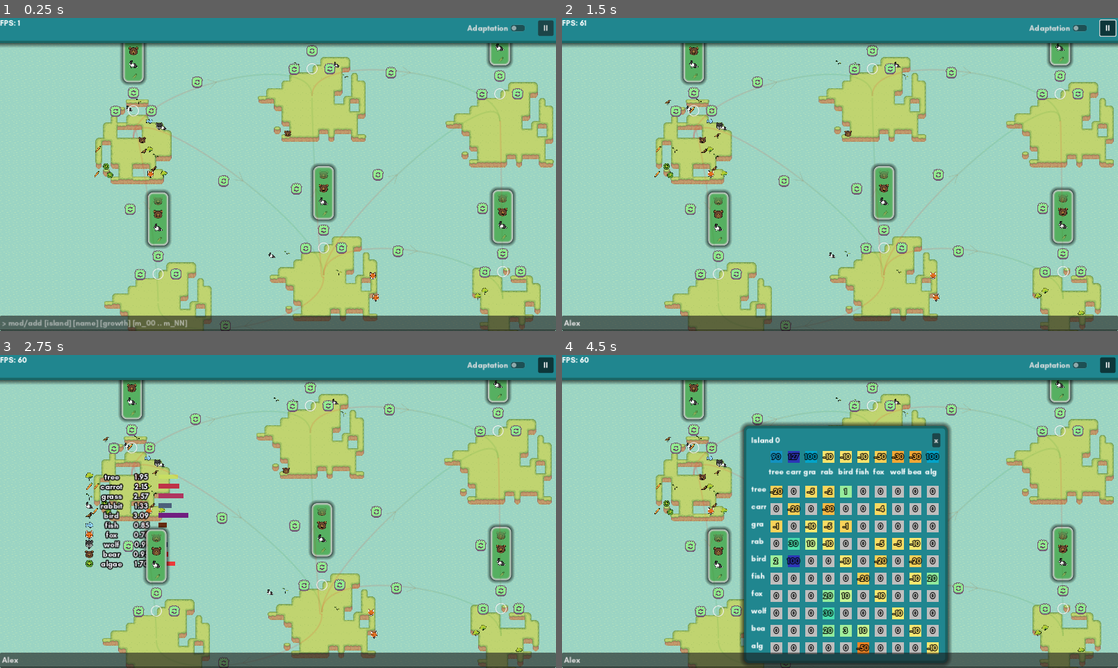
Above: before the commit, frames 1-4 (two rows, left to right).
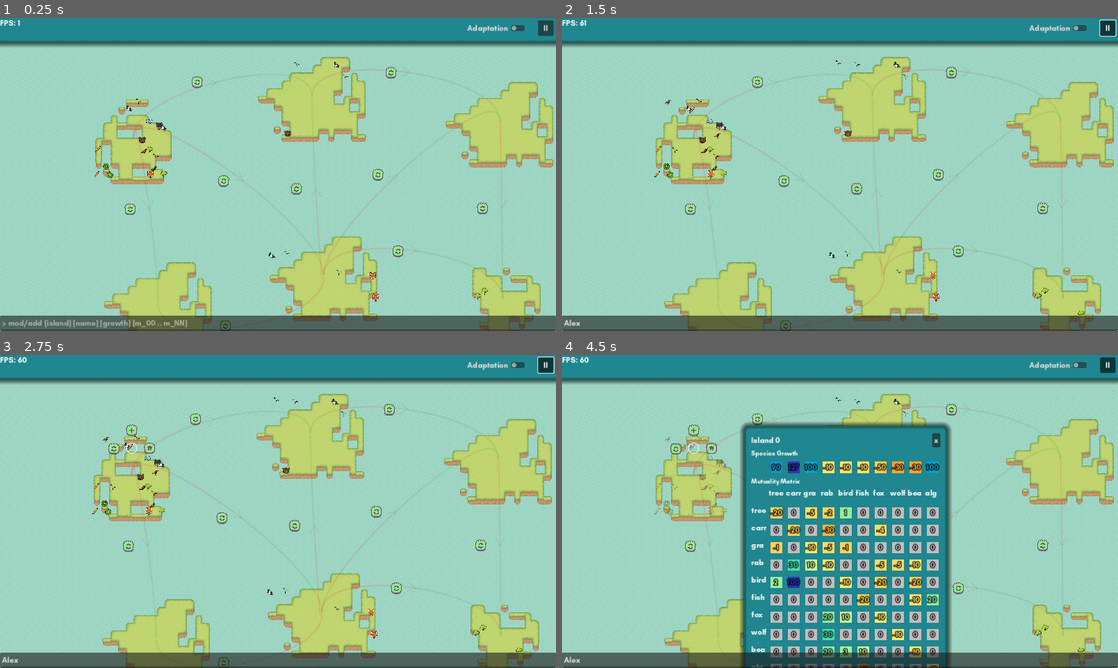
Above: after the commit, the same moments.

Repository: quimnuss/eco
Game: Godot game, scene res://scenes/world5.tscn
Two runs of this game, one before a commit and one after it. Both use one fixed random seed, a clock stepped at 60 frames per second and the inputs below.
Inputs (mouse positions are in pixels of both pictures, inside the frame that each line leads up to):
- Up to frame 1 (0.25 s): no input
- Up to frame 2 (1.5 s): click (840, 324) at 0.52 s; type "Alex" at 0.6 s; click (1106, 27) at 1.25 s, where only the run after the commit has a clickable "II"
- Up to frame 3 (2.75 s): click (111, 448) at 2.02 s
- Up to frame 4 (4.5 s): click (673, 448) at 2.77 s; click (645, 470) at 3.5 s, where only the run after the commit has a clickable "x"; click (712, 448) at 4.27 s

The runs differ from the first frame. In frame 1, 4.8% of the frame differs, in the area x 19-95%, y 8-84%; in frame 2, 4.8%; in frame 3, 6.5%; in frame 4, 16%, in the area x 16-95%, y 8-100%.

Commit message:
ui: more or less functional island menus

Diff:
--- a/actors/island.gd
+++ b/actors/island.gd
@@ -124,3 +124,8 @@
 func _on_glv_densities_update(new_densities : Array[float]):
     var species_densities = Util.zip(glv.species_names, new_densities)
     densities_update.emit(species_densities)
+
+
+
+func _on_density_button_toggled(toggled_on : bool):
+    lifeform_spawner.modulate.a = 0.4 if toggled_on else 1.0
--- a/actors/island.tscn
+++ b/actors/island.tscn
@@ -1,16 +1,21 @@
-[gd_scene load_steps=15 format=3 uid="uid://dxmb813q27jud"]
+[gd_scene load_steps=20 format=3 uid="uid://dxmb813q27jud"]
 
 [ext_resource type="Script" path="res://actors/island.gd" id="1_0d0km"]
 [ext_resource type="Script" path="res://actors/glv.gd" id="2_pg5or"]
 [ext_resource type="TileSet" uid="uid://bxwxldjtw4p8n" path="res://world/island_tileset.tres" id="4_bmc6s"]
 [ext_resource type="Script" path="res://actors/pops.gd" id="4_q8gvr"]
 [ext_resource type="Script" path="res://scripts/highlighter.gd" id="5_hc6sn"]
+[ext_resource type="Texture2D" uid="uid://cdaeky8hm4yqc" path="res://assets/icons/Grass-1.png" id="6_2kmt0"]
 [ext_resource type="PackedScene" uid="uid://cxdx1cm2a7b4t" path="res://ui/species_grid.tscn" id="6_e82f1"]
 [ext_resource type="Script" path="res://actors/lifeform_spawner.gd" id="7_a8cui"]
 [ext_resource type="Script" path="res://ui/island_control.gd" id="7_r1y20"]
 [ext_resource type="PackedScene" uid="uid://de6eq5x0khmdp" path="res://ui/species_scrollbox.tscn" id="8_nonig"]
 [ext_resource type="Texture2D" uid="uid://dch4bvus558qh" path="res://assets/icons/Grass-Buttons-return2.png" id="9_idtc0"]
 [ext_resource type="Texture2D" uid="uid://c6squx5ymrct6" path="res://assets/icons/Grass-Buttons-pressed-return2.png" id="9_nxwra"]
+[ext_resource type="Texture2D" uid="uid://q3kjtba7diaq" path="res://assets/icons/Grass-Buttons-house.png" id="11_1tnun"]
+[ext_resource type="Texture2D" uid="uid://5fxnafuj3a1l" path="res://assets/icons/Grass-Buttons-pressed-house.png" id="12_tgsfi"]
+[ext_resource type="Texture2D" uid="uid://dmplrh7sofu6p" path="res://assets/icons/Grass-Buttons-+.png" id="13_pd50j"]
+[ext_resource type="Texture2D" uid="uid://djafnba7nai11" path="res://assets/icons/Grass-Buttons-pressed-+.png" id="14_klwu5"]
 
 [sub_resource type="Gradient" id="Gradient_do1wx"]
 offsets = PackedFloat32Array(0.326134, 0.388769, 0.449244, 1)
@@ -49,6 +54,21 @@
 position = Vector2(-80, -16)
 script = ExtResource("4_q8gvr")
 
+[node name="CloseButton" type="Button" parent="Pops"]
+custom_minimum_size = Vector2(50, 50)
+offset_left = -49.0
+offset_top = -18.0
+offset_right = 1.0
+offset_bottom = 32.0
+theme_override_colors/font_color = Color(0.572549, 0.92549, 0.560784, 1)
+theme_override_colors/font_outline_color = Color(0.435294, 0.317647, 0.427451, 1)
+theme_override_constants/outline_size = 10
+text = " x"
+icon = ExtResource("6_2kmt0")
+flat = true
+icon_alignment = 1
+expand_icon = true
+
 [node name="SpeciesGrid" parent="." instance=ExtResource("6_e82f1")]
 visible = false
 z_index = 2
@@ -62,6 +82,7 @@
 grow_vertical = 0
 
 [node name="SpeciesScrollbox" parent="." instance=ExtResource("8_nonig")]
+visible = false
 anchors_preset = 7
 anchor_left = 0.5
 anchor_top = 1.0
@@ -81,33 +102,36 @@
 anchor_top = 0.5
 anchor_right = 0.5
 anchor_bottom = 0.5
-offset_left = -20.0
-offset_top = -112.0
-offset_right = 20.0
-offset_bottom = -72.0
+offset_left = -80.0
+offset_top = -106.0
+offset_right = 80.0
+offset_bottom = -41.0
 grow_horizontal = 2
 grow_vertical = 2
 script = ExtResource("7_r1y20")
 
 [node name="TextureRect" type="TextureRect" parent="Control"]
+visible = false
 layout_mode = 0
-offset_top = 36.0
-offset_right = 40.0
-offset_bottom = 76.0
+offset_left = 60.0
+offset_top = 31.0
+offset_right = 100.0
+offset_bottom = 71.0
 texture = SubResource("GradientTexture2D_cm6o2")
 expand_mode = 1
 
 [node name="Radial" type="Control" parent="Control"]
+visible = false
 layout_mode = 3
 anchors_preset = 0
-offset_left = 20.0
-offset_top = 56.0
-offset_right = 60.0
-offset_bottom = 96.0
+offset_left = 80.0
+offset_top = 51.0
+offset_right = 120.0
+offset_bottom = 91.0
 focus_mode = 2
 mouse_filter = 2
 
-[node name="TextureButton" type="TextureButton" parent="Control/Radial"]
+[node name="DensityButton" type="TextureButton" parent="Control/Radial"]
 layout_mode = 0
 offset_left = -49.0
 offset_top = -11.0
@@ -119,27 +143,28 @@
 ignore_texture_size = true
 stretch_mode = 0
 
-[node name="TextureButton2" type="TextureButton" parent="Control/Radial"]
+[node name="MutualityButton" type="TextureButton" parent="Control/Radial"]
 layout_mode = 0
 offset_left = 25.0
 offset_top = -12.0
 offset_right = 49.0
 offset_bottom = 12.0
 toggle_mode = true
-texture_normal = ExtResource("9_idtc0")
-texture_pressed = ExtResource("9_nxwra")
+texture_normal = ExtResource("11_1tnun")
+texture_pressed = ExtResource("12_tgsfi")
 ignore_texture_size = true
 stretch_mode = 0
 
-[node name="TextureButton3" type="TextureButton" parent="Control/Radial"]
+[node name="AddSpeciesButton" type="TextureButton" parent="Control/Radial"]
 layout_mode = 0
 offset_left = -12.0
 offset_top = -49.0
 offset_right = 12.0
 offset_bottom = -25.0
+tooltip_text = "Mutuality Matrix"
 toggle_mode = true
-texture_normal = ExtResource("9_idtc0")
-texture_pressed = ExtResource("9_nxwra")
+texture_normal = ExtResource("13_pd50j")
+texture_pressed = ExtResource("14_klwu5")
 ignore_texture_size = true
 stretch_mode = 0
 
@@ -154,14 +179,19 @@
 [connection signal="densities_update" from="GLV" to="Pops" method="_on_glv_densities_update"]
 [connection signal="num_species_changed" from="GLV" to="Pops" method="_on_glv_num_species_changed"]
 [connection signal="species_changed" from="GLV" to="SpeciesGrid" method="_on_glv_species_changed"]
+[connection signal="closed" from="Pops" to="Control" method="_on_pops_closed"]
+[connection signal="pressed" from="Pops/CloseButton" to="Pops" method="_on_close_button_pressed"]
+[connection signal="toggled" from="Pops/CloseButton" to="Pops" method="_on_close_button_toggled"]
 [connection signal="change_growth" from="SpeciesGrid" to="GLV" method="change_growth"]
 [connection signal="change_mutuality" from="SpeciesGrid" to="GLV" method="change_mutuality"]
+[connection signal="closed" from="SpeciesGrid" to="Control" method="_on_species_grid_closed"]
 [connection signal="gui_input" from="Control" to="Control" method="_on_gui_input"]
 [connection signal="mouse_entered" from="Control" to="Control" method="_on_mouse_entered"]
 [connection signal="mouse_exited" from="Control" to="Control" method="_on_mouse_exited"]
-[connection signal="toggled" from="Control/Radial/TextureButton" to="Control" method="_on_texture_button_toggled"]
-[connection signal="toggled" from="Control/Radial/TextureButton2" to="Control" method="_on_texture_button_2_toggled"]
-[connection signal="toggled" from="Control/Radial/TextureButton3" to="Control" method="_on_texture_button_3_toggled"]
+[connection signal="toggled" from="Control/Radial/DensityButton" to="." method="_on_density_button_toggled"]
+[connection signal="toggled" from="Control/Radial/DensityButton" to="Control" method="_on_texture_button_toggled"]
+[connection signal="toggled" from="Control/Radial/MutualityButton" to="Control" method="_on_texture_button_2_toggled"]
+[connection signal="toggled" from="Control/Radial/AddSpeciesButton" to="Control" method="_on_texture_button_3_toggled"]
 [connection signal="island_clicked" from="Area2D" to="." method="_on_area_2d_island_clicked"]
 [connection signal="mouse_entered" from="Area2D" to="Control" method="_on_mouse_entered"]
 [connection signal="mouse_exited" from="Area2D" to="Control" method="_on_mouse_exited"]
--- a/actors/pops.gd
+++ b/actors/pops.gd
@@ -34,3 +34,12 @@
     # assumes no names updates...
     if len(species_lines) != len(new_species_names):
         set_species_names(new_species_names)
+
+signal closed()
+
+func close():
+    self.visible = false
+    closed.emit()
+
+func _on_close_button_pressed():
+    self.visible = false
--- a/data/3_sample_0.tres
+++ b/data/3_sample_0.tres
@@ -1,4 +1,4 @@
-[gd_resource type="Resource" script_class="GLVSample" load_steps=2 format=3 uid="uid://bj1g704qr2oxy"]
+[gd_resource type="Resource" script_class="GLVSample" load_steps=2 format=3]
 
 [ext_resource type="Script" path="res://actors/glv_sample.gd" id="1_12wmr"]
 
--- a/scripts/settings.gd
+++ b/scripts/settings.gd
@@ -1,3 +1,3 @@
 extends Node
 
-var use_gaia : bool = true
+var use_gaia : bool = false
--- a/ui/island_control.gd
+++ b/ui/island_control.gd
@@ -42,3 +42,13 @@
 
 func _on_texture_button_3_toggled(toggled_on):
     $"../SpeciesScrollbox".visible = toggled_on
+
+
+func _on_pops_closed():
+    var butt : TextureButton = $Radial/DensityButton as TextureButton
+    butt.set_pressed_no_signal(false)
+
+
+func _on_species_grid_closed():
+    var butt : TextureButton = $Radial/MutualityButton as TextureButton
+    butt.set_pressed_no_signal(false)
--- a/ui/species_grid.gd
+++ b/ui/species_grid.gd
@@ -14,6 +14,8 @@
 signal change_mutuality(index_i : int, index_j : int, new_mutuality : float)
 signal change_growth(index_i : int, new_growth : float)
 
+signal closed()
+
 const EPSILON : float = 0.0001
 
 func _ready():
@@ -22,7 +24,12 @@
 func set_island_name(island_name : String):
     island_label.set_text(island_name)
 
+var previous_num_children : int = -1
+
 func refresh_grid():
+    if previous_num_children == len(grid_container.get_children()):
+        return
+    previous_num_children = len(grid_container.get_children())
     # Too late
     #for child in grid_container.get_children():
         #child.queue_free()
@@ -66,7 +73,10 @@
             one_square.change_mutuality.connect(_on_change_mutuality)
             grid_container.add_child(one_square)
 
+    prints('move title', previous_num_children, len(grid_container.get_children()))
+    $PanelContainer/VBoxContainer.move_child(mutuality_title, -2)
 
+@onready var mutuality_title = $PanelContainer/VBoxContainer/MutualityTitle
 
 
 func _on_change_mutuality(index_i : int, index_j : int, new_value : float):
@@ -130,6 +140,7 @@
 
 func _on_button_pressed():
     self.visible = false
+    closed.emit()
 
 var is_following_mouse : bool = false
 var mouse_clicked_at : Vector2
--- a/ui/species_grid.tscn
+++ b/ui/species_grid.tscn
@@ -37,8 +37,18 @@
 layout_mode = 2
 text = "x"
 
+[node name="GrowthTitle" type="Label" parent="PanelContainer/VBoxContainer"]
+layout_mode = 2
+theme_override_font_sizes/font_size = 13
+text = "Species Growth"
+
 [node name="Growths" type="HBoxContainer" parent="PanelContainer/VBoxContainer"]
 layout_mode = 2
+
+[node name="MutualityTitle" type="Label" parent="PanelContainer/VBoxContainer"]
+layout_mode = 2
+theme_override_font_sizes/font_size = 13
+text = "Mutuality Matrix"
 
 [node name="GridContainer" type="GridContainer" parent="PanelContainer/VBoxContainer"]
 layout_mode = 2
--- a/ui/species_scrollbox.tscn
+++ b/ui/species_scrollbox.tscn
@@ -32,7 +32,6 @@
 expand_mode = 1
 
 [node name="SpeciesScrollbox" type="ScrollContainer" parent="TextureRect"]
-clip_contents = false
 custom_minimum_size = Vector2(32, 100)
 layout_mode = 1
 anchors_preset = 15
@@ -41,7 +40,6 @@
 offset_right = 16.0
 grow_horizontal = 2
 grow_vertical = 2
-follow_focus = true
 horizontal_scroll_mode = 0
 
 [node name="VBoxContainer" type="VBoxContainer" parent="TextureRect/SpeciesScrollbox"]
Binary file added: assets/icons/Grass-1.png
Not shown, added: assets/icons/Grass-1.png.import
Binary file added: assets/icons/Grass-Buttons-house.png
Not shown, added: assets/icons/Grass-Buttons-house.png.import
Binary file added: assets/icons/Grass-Buttons-pressed-house.png
Not shown, added: assets/icons/Grass-Buttons-pressed-house.png.import
Binary file added: assets/icons/Grass-Buttons-pressed-return.png
Not shown, added: assets/icons/Grass-Buttons-pressed-return.png.import
Binary file added: assets/icons/Grass-Buttons-return.png
Not shown, added: assets/icons/Grass-Buttons-return.png.import
